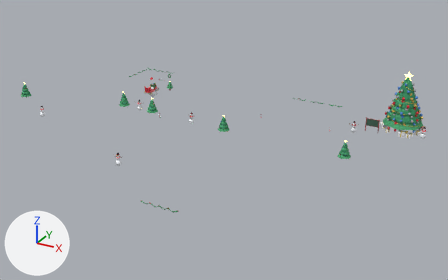
The Blender file assets/blender/christmas.blend, before and after one commit.
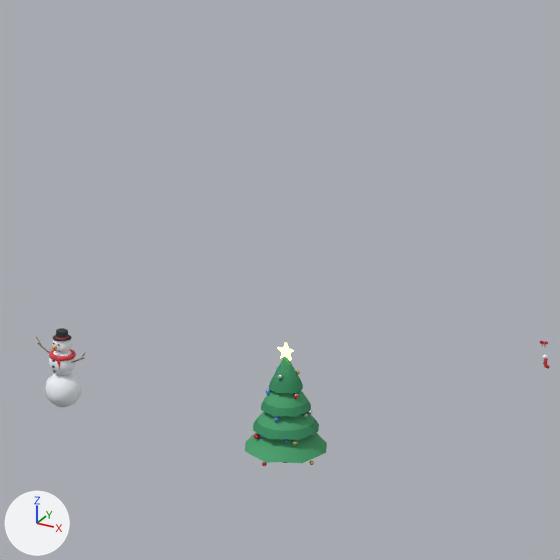
The first picture shows the older version from a 50 mm lens placed at (63.5, -88.3, 37.7), pointed at (22.3, -13.4, 0.2). The close-ups show the older and then the newer version on the part from 41% to 59% of the width and 23% to 52% of the height of that picture. Only the edits that show in the close-ups are written down. Every picture has the same lights, and +X, +Y and +Z are marked at lower left.

The older version as bpy lines, for what is in view:
```python
me_decor_pine1 = bpy.data.meshes.new('Decor_Pine1')
me_decor_pine1.from_pydata(...)  # 216 vertices, 278 faces; spans x -0.91..0.91, y -0.94..0.94, z 0.0..2.86
me_decor_pine1.polygons.foreach_set('use_smooth', [True] * 278)
# faces by material slot: [168, 56, 24, 30]
me_decor_pine1.materials.append(mat_pineneedles)  # green #308b5d
me_decor_pine1.materials.append(mat_pineneedleslight)  # green #45a26c
me_decor_pine1.materials.append(mat_pinebark)  # brown #81654b
me_decor_pine1.materials.append(mat_xmasstar)  # yellow #ffea89, glowing yellow #ffe589
me_snowman_base = bpy.data.meshes.new('Snowman_Base')
me_snowman_base.from_pydata(...)  # 162 vertices, 320 faces; spans x -0.415..0.42, y -0.423..0.414, z -0.415..0.416
me_snowman_base.polygons.foreach_set('use_smooth', [True] * 320)
me_snowman_base.materials.append(mat_snowmansnow)  # white #f3f7fd
ob_pine_3 = bpy.data.objects.new('Pine_3', me_decor_pine1)
ob_pine_3.parent = ob_christmasdecor
ob_pine_3.location = (20.3, -9.8, -0.12)
ob_snowman_1_0 = bpy.data.objects.new('Snowman_1_0', me_snowman_base)
ob_snowman_1_0.parent = ob_christmaspieces
ob_snowman_1_0.location = (14.2, -9.4, 0.3)
ob_snowman_1_0.rotation_euler = (0.0, 0.0, -0.2)  # degrees (0, 0, -11)
```
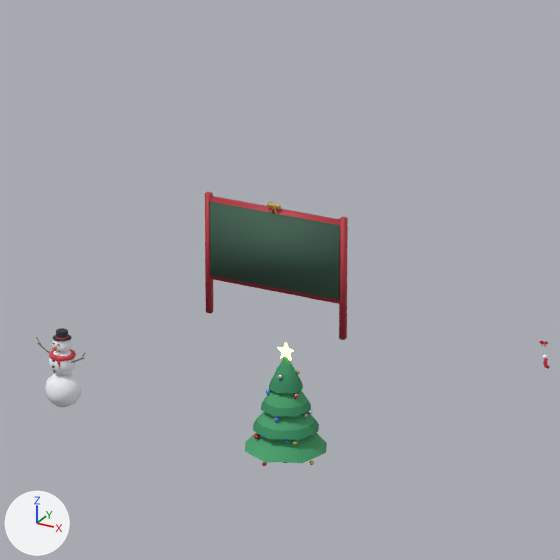
Pixel boxes [x1, y1, x2, y2] of what changed, in the close-ups (560 x 560 px):
'CountdownBoard', added: after [205, 192, 348, 340]
    faces in mat_giftboardface (dark green #3f6150): [209, 201, 340, 300]
    faces in mat_countdownwood (red #bc303f): [205, 192, 348, 340]

Edits to the bpy script that builds the scene:
```text
Add mat_countdownwood:
    mat_countdownwood = principled_material('CountdownWood')
    mat_countdownwood.base_color = (0.5, 0.03, 0.05)  # red #bc303f
    mat_countdownwood.roughness = 0.6
Add me_decor_countdownboard:
    me_decor_countdownboard.from_pydata(...)  # 84 vertices, 96 faces; spans x -1.92..1.92, y -0.13..0.07, z 0.0..3.18
    me_decor_countdownboard.polygons.foreach_set('use_smooth', [True] * 96)
    # faces by material slot: [18, 6, 72]
    me_decor_countdownboard.materials.append(mat_countdownwood)  # red #bc303f
    me_decor_countdownboard.materials.append(mat_giftboardface)  # dark green #3f6150
    me_decor_countdownboard.materials.append(mat_xmasgold)  # yellow #f9d46f
Add ob_countdownboard:
    ob_countdownboard = bpy.data.objects.new('CountdownBoard', me_decor_countdownboard)
    ob_countdownboard.parent = ob_christmasdecor
    ob_countdownboard.location = (16.0, -2.5, -0.12)
```
